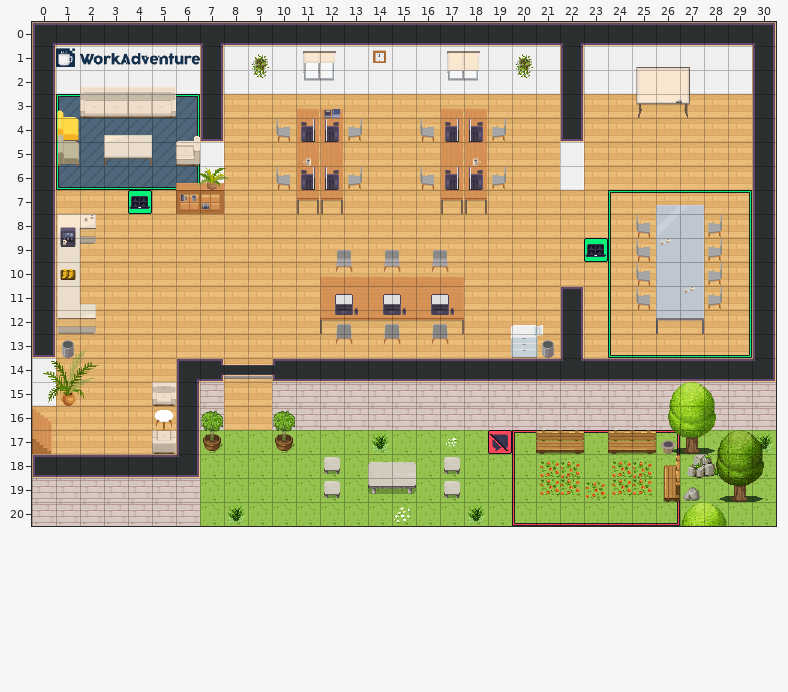
A Tiled map (JSON) gets an edit: office.tmj. The picture above was drawn from the file before the commit.
Cells are 32x32 px. Shown: x 0..30, y 0..20.
New version:
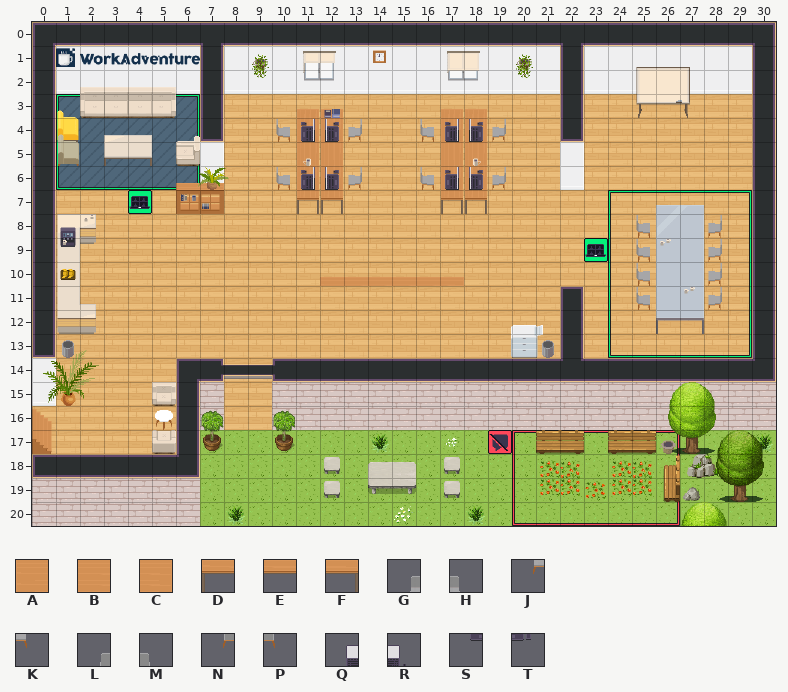
Key: from "Chunk 1": A 49, B 50, C 51, D 52, E 53, F 54, G 102, H 103, J 106, K 107, L 111, M 112, N 116, P 117, Q 158, R 159, S 160, T 161.
_ is an empty cell, . an unchanged one.
Difference:
--- layer "furniture/furniture1"
@@ x 12..17 @@
-11 ABBBBC
-12 DEEEEF
+11 ______
+12 ______
--- layer "furniture/furniture2"
@@ x 12..17 @@
- 9 GHGHGH
-10 JKJKJK
+ 9 ______
+10 ______
@@ x 12..17 @@
-12 LMLMLM
-13 NPNPNP
+12 ______
+13 ______
--- layer "furniture/furniture3"
@@ x 12..17 @@
-11 QRQRQR
-12 STSTST
+11 ______
+12 ______
Boxes around the changes in both pictures, in picture pixels (x1, y1, x2, y2):
removed: (320, 250, 464, 345)
